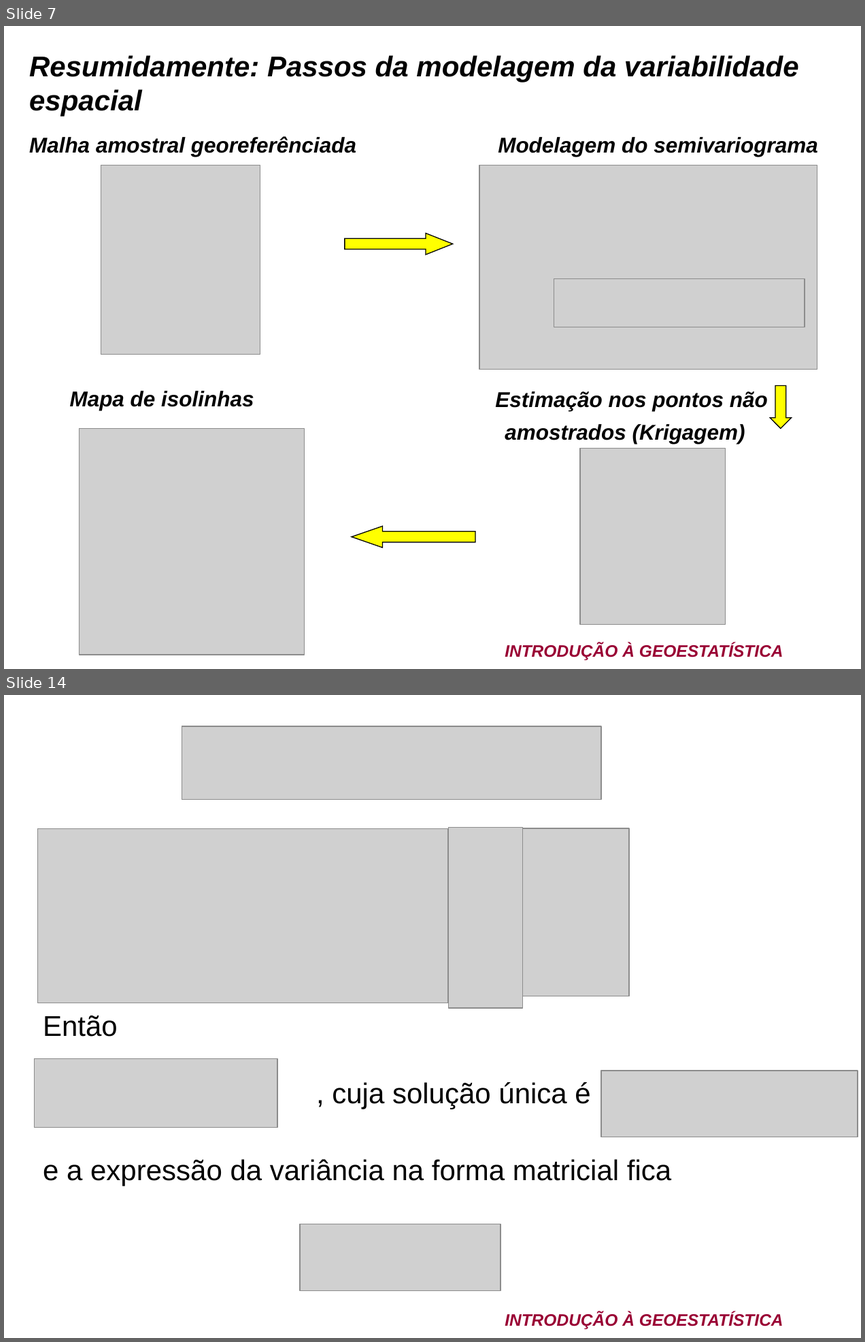
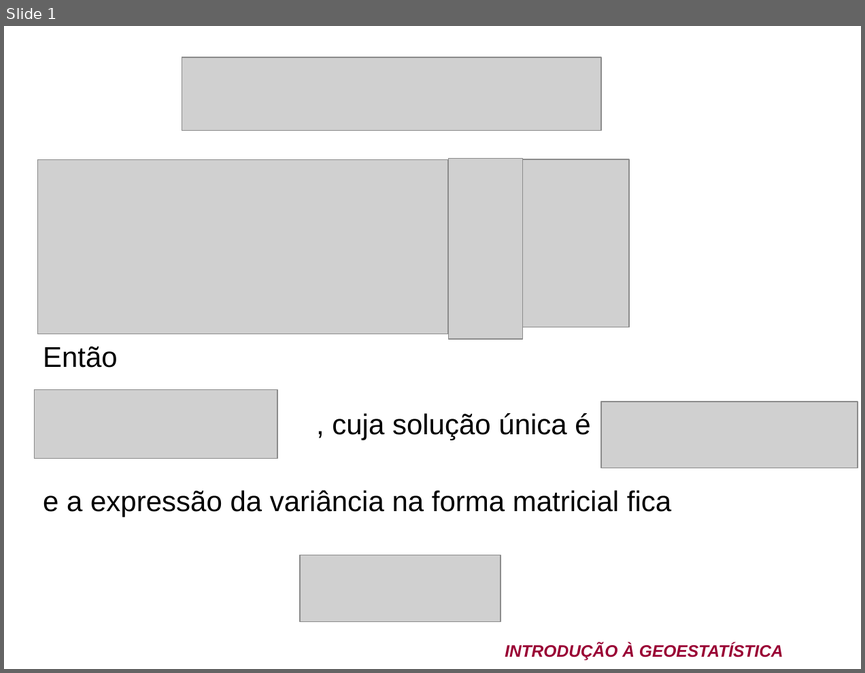
Before and after one commit to arpanosso/curso-gp-02-geoestatistica, a slide deck: pdf/Curso de geoestatistica CBCS 2024.ppt. Shown one above the other, each under a label of ours: slides 7 and 14 before the commit, slide 1 after it; the slides between them are not shown. The pictures are 865x1342 and 865x673 pixels, drawn with LibreOffice and Linux fonts; fonts in the diff are those of the drawing; grey boxes stand for pictures; background and template pictures are left out. Boxes give left, top, right and bottom in pixels: in the first picture for what was removed or moved away, otherwise in the second. Text is boxed around its words. In the diff, an @@ line names an element or a change of style, - is before the commit and + after.

```diff
--- a/pdf/Curso de geoestatistica CBCS 2024.ppt
+++ b/pdf/Curso de geoestatistica CBCS 2024.ppt
@@ slide 7 removed at [4,26,861,669], background picture (left out); not listed: 1 template element that a slide beside it also shows @@
@@ text removed at [29,55,799,116] @@
-Resumidamente: Passos da modelagem da variabilidade espacial
@@ text removed at [29,136,356,157] @@
-Malha amostral georeferênciada
@@ text removed at [498,137,817,157] @@
-Modelagem do semivariograma
@@ picture removed at [101,165,260,353] @@
@@ picture removed at [479,165,817,369] @@
@@ right arrow removed at [345,233,453,254] @@
@@ picture removed at [554,279,805,328] @@
@@ text removed at [70,390,254,410] @@
-Mapa de isolinhas
@@ text removed at [495,391,768,444] @@
-Estimação nos pontos não amostrados (Krigagem)
@@ down arrow removed at [770,385,791,428] @@
@@ picture removed at [79,428,305,654] @@
@@ picture removed at [580,448,725,624] @@
@@ left arrow removed at [352,526,475,547] @@
@@ what was slide 14 is now slide 1 @@
```
Also in this commit, not shown: 12 other slides removed, 8 other files.
